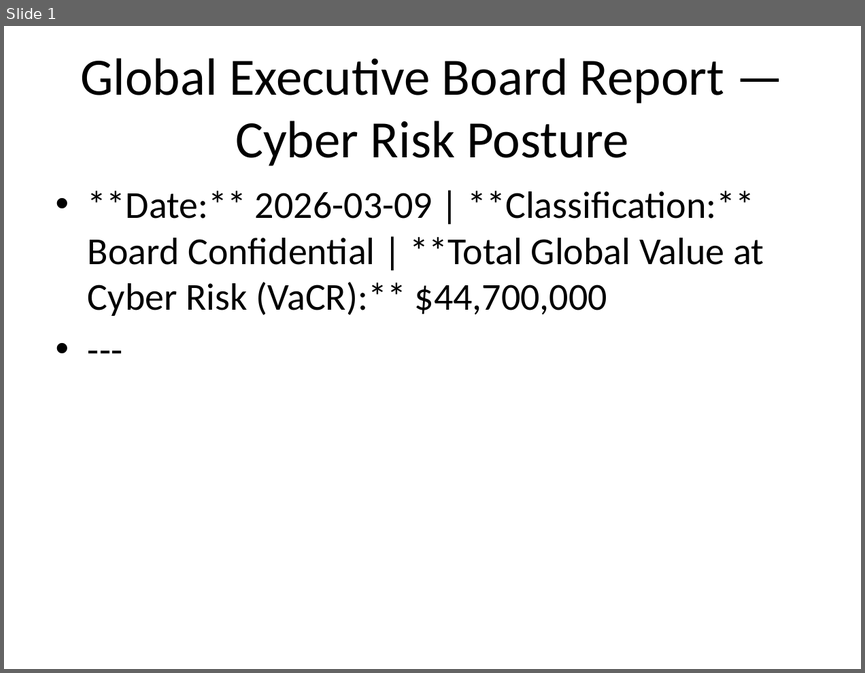
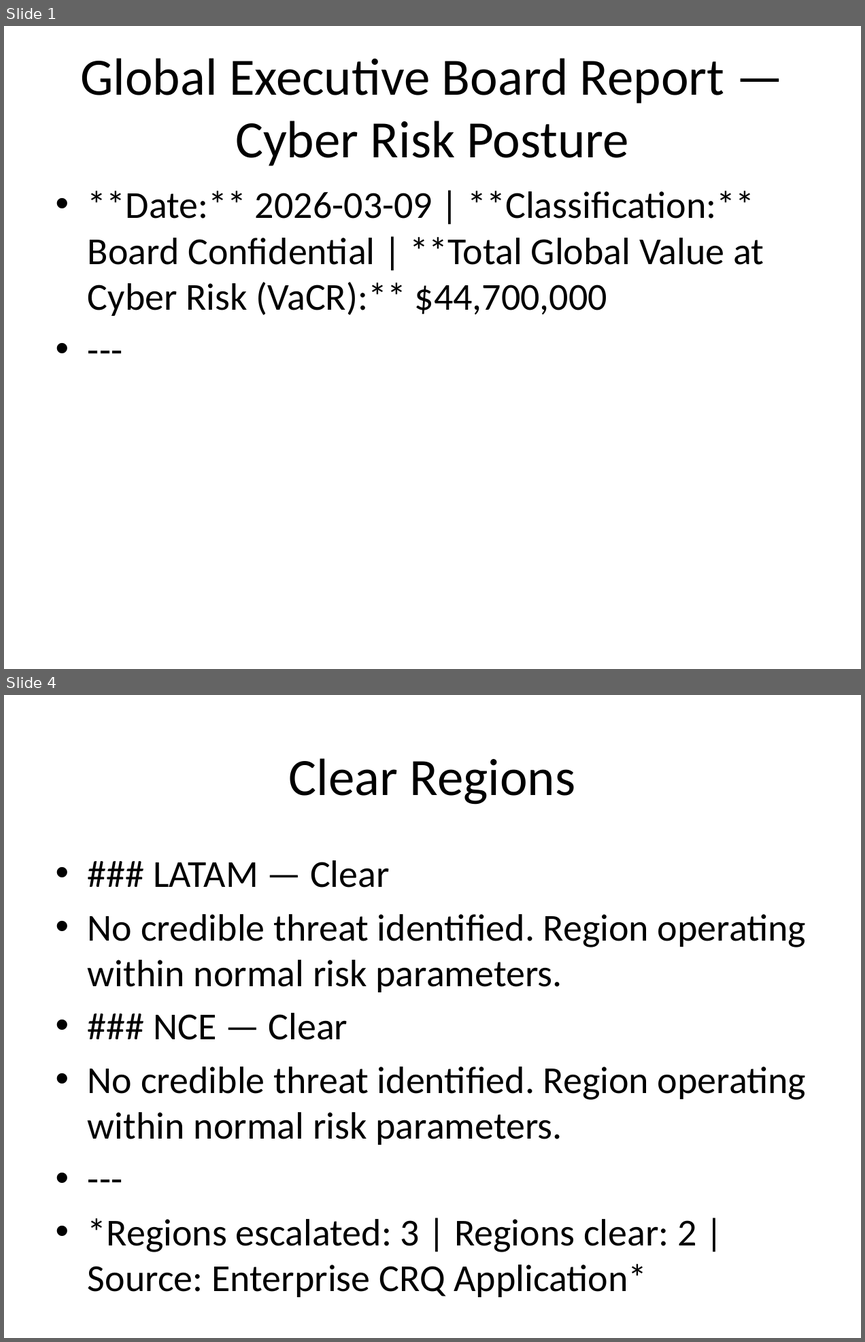
Before and after one commit to fredehur/CRQ-APP, a slide deck: output/board_report.pptx. Shown one above the other, each under a label of ours: slide 1 before the commit, slides 1 and 4 after it; the slides between them are not shown. The pictures are 865x673 and 865x1342 pixels, drawn with LibreOffice and Linux fonts; fonts in the diff are those of the drawing. Boxes give left, top, right and bottom in pixels: in the first picture for what was removed or moved away, otherwise in the second. Text is boxed around its words. In the diff, an @@ line names an element or a change of style, - is before the commit and + after.

```diff
--- a/output/board_report.pptx
+++ b/output/board_report.pptx
@@ slide 4 added at box(4, 695, 861, 1338), background #FFFFFF @@
@@ title added at box(289, 758, 576, 804), 44 pt, text #000000 @@
+Clear Regions
@@ text added at box(88, 860, 806, 1297), 32 pt, text #000000 @@
+• ### LATAM — Clear
+• No credible threat identified. Region operating within normal risk parameters.
+• ### NCE — Clear
+• No credible threat identified. Region operating within normal risk parameters.
+• ---
+• *Regions escalated: 3 | Regions clear: 2 | Source: Enterprise CRQ Application*
```
Also in this commit, not shown: 2 slides changed, 28 other files.
